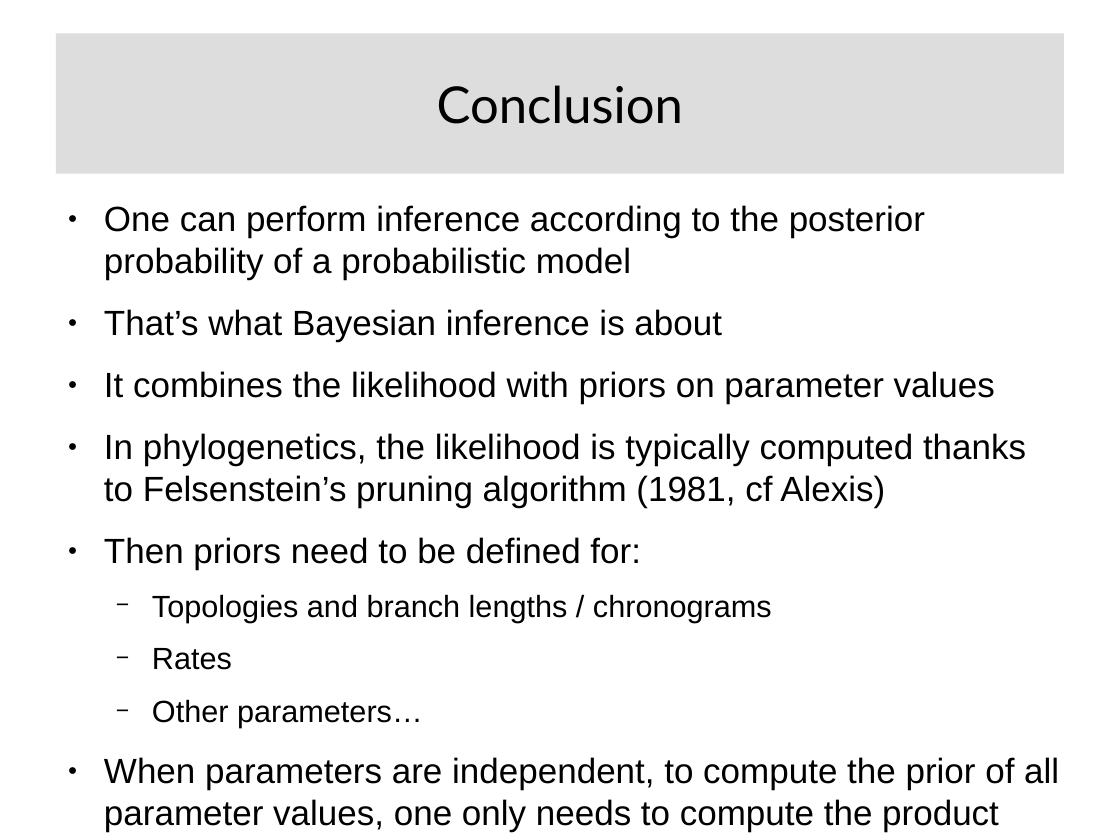
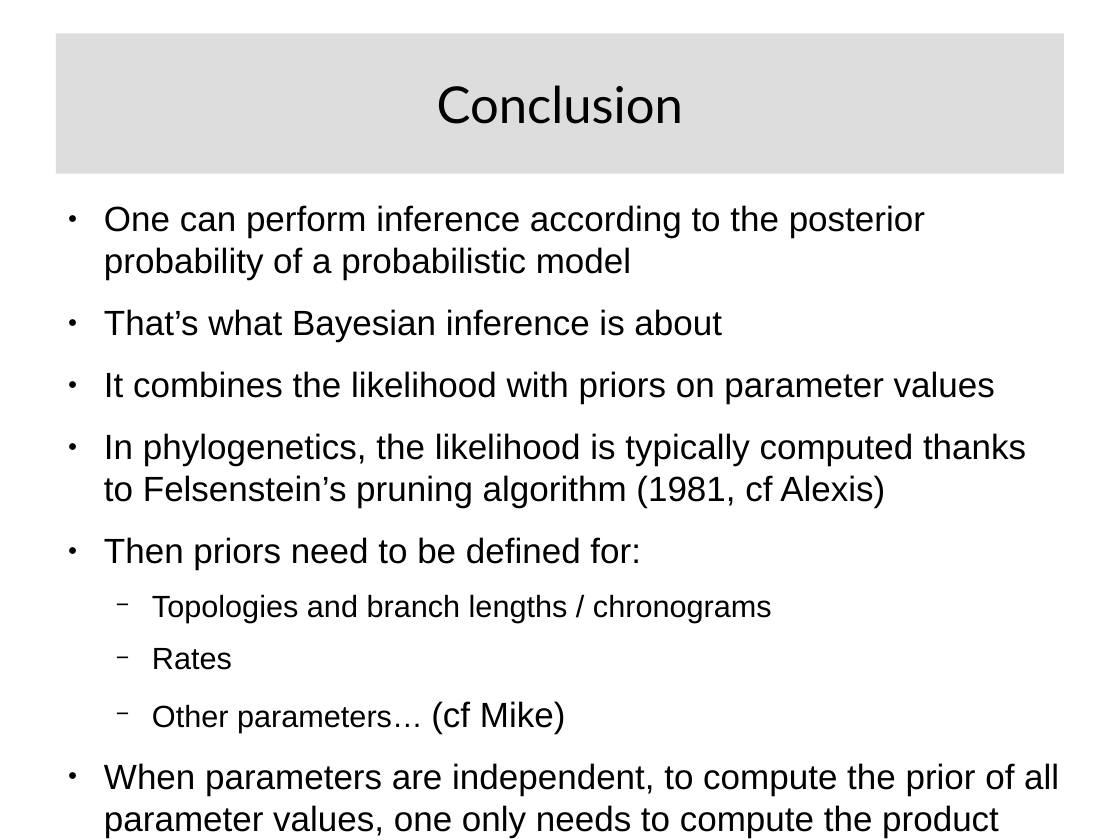
Before and after one commit to Boussau/boussau.github.io, a slide deck: slide 295 of COME_courses/Cambridge_2022/2_optimality_criteria/Presentation_Criteria_Phylogenetics.odp (slide 294 before the commit). Drawn at 1120x840 pixels with LibreOffice and Linux fonts; fonts in the diff are those of the drawing. Boxes give left, top, right and bottom in pixels: in the first picture for what was removed or moved away, otherwise in the second. Text is boxed around its words. In the diff, an @@ line names an element or a change of style, - is before the commit and + after.

```diff
--- a/COME_courses/Cambridge_2022/2_optimality_criteria/Presentation_Criteria_Phylogenetics.odp
+++ b/COME_courses/Cambridge_2022/2_optimality_criteria/Presentation_Criteria_Phylogenetics.odp
@@ text at box(152, 701, 566, 733): text changed @@
-  − Other parameters…
+  − Other parameters… (cf Mike)
```
Also in this commit, not shown: 30 other slides changed, 1 slide added, 1 other file.
